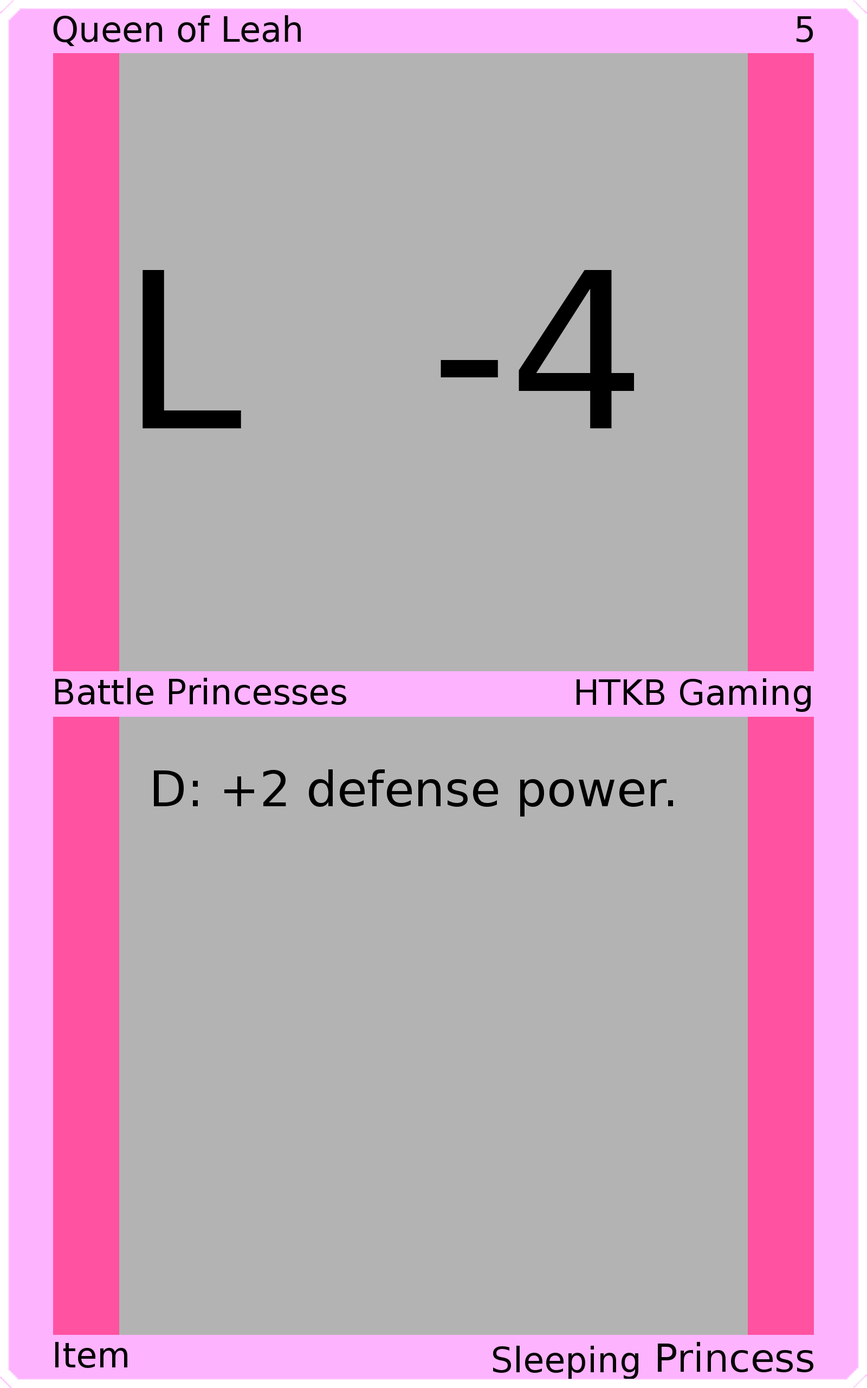
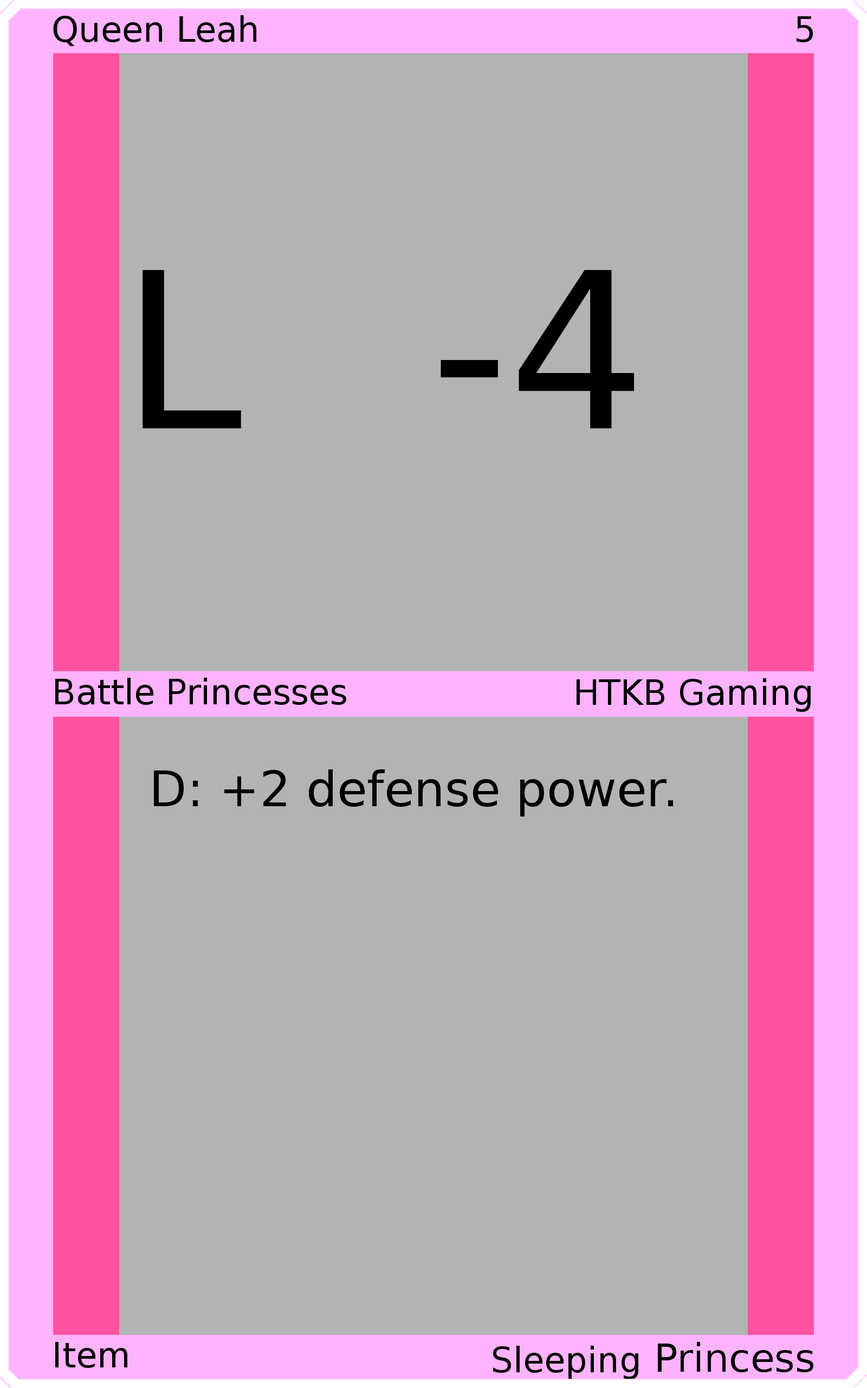
Comparing the layer stacks of the two 867×1388 images. Changes:
painted on "Upper Left" over box(177, 15, 302, 43)
